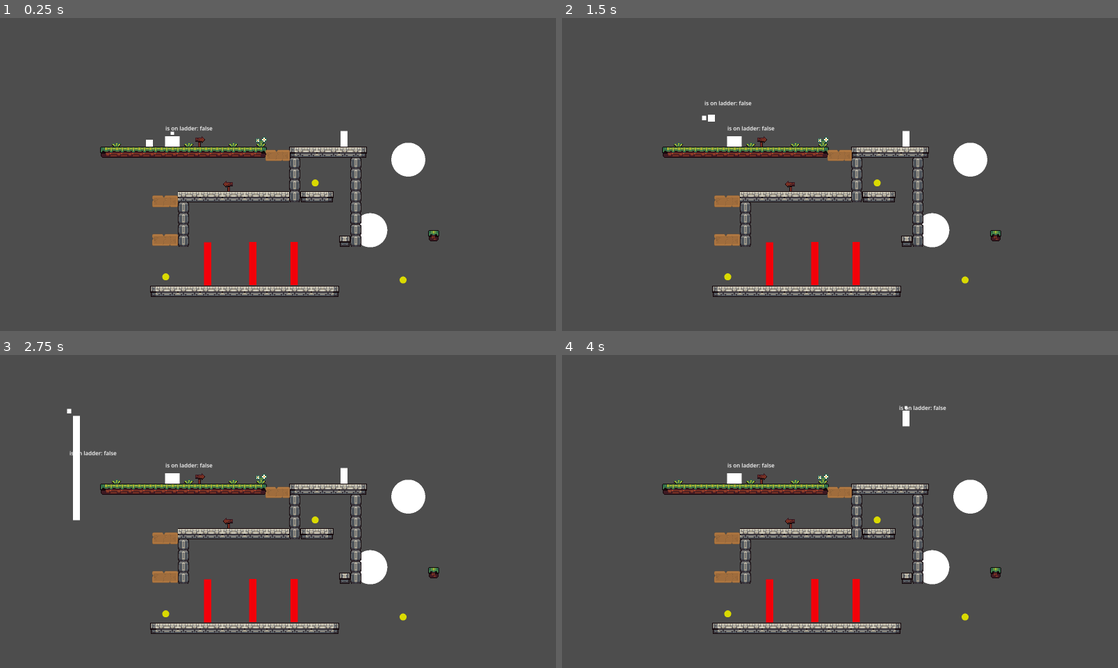
Above: before the commit, frames 1-4 (two rows, left to right).
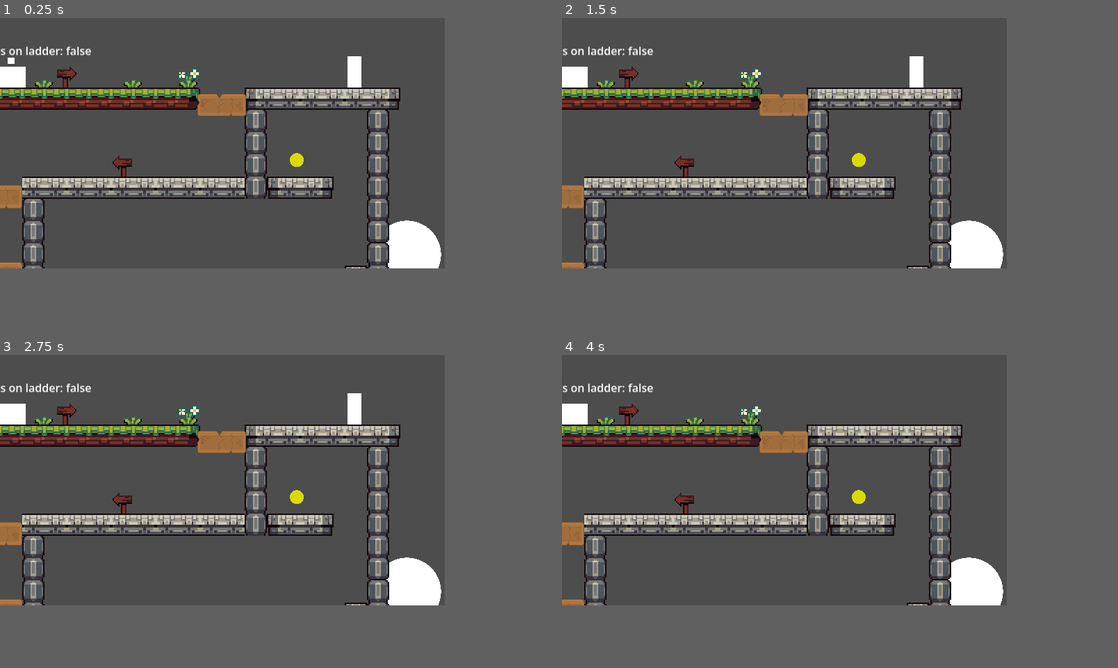
Above: after the commit, the same moments.

Repository: sighyuel/The-Cursed-Little-Pigs
Game: Godot game, scene res://test-stuff/levels/test-level.tscn
Same seed, same stepped clock (60 frames per second), same inputs: the game is played once before the commit and once after it.
Inputs:
- Up to frame 1 (0.25 s): no input
- Up to frame 2 (1.5 s): tap Enter at 0.5 s; hold C (Right Bumper) from 0.53 s (still down); tap Space (A) at 0.6, 1.25 s; tap Up (ui_up) at 0.77 s; tap Z (B) at 0.8, 1.35 s
- Up to frame 3 (2.75 s): tap Up (ui_up) at 1.52 s; tap X (Y) at 1.55 s; tap Enter at 2 s; release C (Right Bumper) at 2.03 s; hold Left (ui_left) from 2.03 s (still down); hold X (Y) from 2.03 s (still down); tap Space (A) at 2.3 s
- Up to frame 4 (4 s): release Left (ui_left) at 2.78 s; release X (Y) at 2.78 s; hold C (Right Bumper) from 2.78 s (still down); tap Space (A) at 2.85 s; tap Up (ui_up) at 3.02, 3.77 s; tap Z (B) at 3.05, 3.6 s; hold X (Y) from 3.53 s (still down)
The window is 800x450 before the commit and 640x360 after it. Grey fills any space a smaller window leaves; there, only what the larger window draws over its background counts as a difference.

The runs differ from the first frame. In frame 1, 19% of the frame differs, in the area x 0-80%, y 9-90%; in frame 2, 19%; in frame 3, 20%; in frame 4, 19%.

Commit message:
Small Changes
- Colored the hitboxes green so they're visible
- Put the meshes before the collision box visible in editor
- Changed viewport to 640p by 360p

Diff:
--- a/test-project/project.godot
+++ b/test-project/project.godot
@@ -26,8 +26,8 @@
 
 [display]
 
-window/size/viewport_width=1600
-window/size/viewport_height=900
+window/size/viewport_width=640
+window/size/viewport_height=360
 window/stretch/mode="viewport"
 
 [file_customization]
--- a/test-project/scenes/Character Scenes/dale.tscn
+++ b/test-project/scenes/Character Scenes/dale.tscn
@@ -6,10 +6,10 @@
 [ext_resource type="PackedScene" uid="uid://ddavqlnlsktct" path="res://scenes/Component Scenes/ladder_detect_ray.tscn" id="4_kneoj"]
 [ext_resource type="PackedScene" uid="uid://cdkve2vn8anc2" path="res://test-stuff/scenes/ladder_detect.tscn" id="5_q8mqc"]
 
+[sub_resource type="BoxMesh" id="BoxMesh_lm3dp"]
+
 [sub_resource type="RectangleShape2D" id="RectangleShape2D_oudw0"]
 size = Vector2(34, 30)
-
-[sub_resource type="BoxMesh" id="BoxMesh_lm3dp"]
 
 [sub_resource type="RectangleShape2D" id="RectangleShape2D_7k47w"]
 size = Vector2(28, 27)
@@ -22,20 +22,19 @@
 piggy = "Dale"
 collision = NodePath("charCol")
 charMesh = NodePath("mesh")
-MAX_VELOCITY = 100.0
 JUMP_VELOCITY = 500.0
 acceleration = 2.0
 ladder_speed = -150.515
 metadata/_custom_type_script = "uid://ui4vyukh73sy"
 
-[node name="charCol" type="CollisionShape2D" parent="." unique_id=770709682]
-position = Vector2(0, -5)
-shape = SubResource("RectangleShape2D_oudw0")
-
 [node name="mesh" type="MeshInstance2D" parent="." unique_id=990098150]
 position = Vector2(-9.536743e-07, -4.999999)
 scale = Vector2(33.999996, 30)
 mesh = SubResource("BoxMesh_lm3dp")
+
+[node name="charCol" type="CollisionShape2D" parent="." unique_id=770709682]
+position = Vector2(0, -5)
+shape = SubResource("RectangleShape2D_oudw0")
 
 [node name="Indicator" type="ColorRect" parent="." unique_id=760327598]
 offset_left = -5.0
@@ -48,6 +47,7 @@
 
 [node name="HitboxComponent" parent="." unique_id=267469894 node_paths=PackedStringArray("health_component") instance=ExtResource("3_5r3sg")]
 unique_name_in_owner = true
+modulate = Color(6.9187954e-06, 0.48818338, 0.03603145, 1)
 collision_layer = 0
 collision_mask = 20
 health_component = NodePath("../HealthComponent")
--- a/test-project/scenes/Character Scenes/may.tscn
+++ b/test-project/scenes/Character Scenes/may.tscn
@@ -6,10 +6,10 @@
 [ext_resource type="PackedScene" uid="uid://ddavqlnlsktct" path="res://scenes/Component Scenes/ladder_detect_ray.tscn" id="3_713vo"]
 [ext_resource type="PackedScene" uid="uid://cdkve2vn8anc2" path="res://test-stuff/scenes/ladder_detect.tscn" id="4_ll5m6"]
 
+[sub_resource type="BoxMesh" id="BoxMesh_ii0t2"]
+
 [sub_resource type="RectangleShape2D" id="RectangleShape2D_qbito"]
 size = Vector2(20, 45)
-
-[sub_resource type="BoxMesh" id="BoxMesh_ii0t2"]
 
 [sub_resource type="RectangleShape2D" id="RectangleShape2D_2kyhc"]
 size = Vector2(14, 42)
@@ -26,14 +26,14 @@
 acceleration = 5.0
 metadata/_custom_type_script = "uid://ui4vyukh73sy"
 
-[node name="charCol" type="CollisionShape2D" parent="." unique_id=1686499719]
-position = Vector2(0, -12.5)
-shape = SubResource("RectangleShape2D_qbito")
-
 [node name="mesh" type="MeshInstance2D" parent="." unique_id=1836331763]
 position = Vector2(0, -12.499999)
 scale = Vector2(20, 45)
 mesh = SubResource("BoxMesh_ii0t2")
+
+[node name="charCol" type="CollisionShape2D" parent="." unique_id=1686499719]
+position = Vector2(0, -12.5)
+shape = SubResource("RectangleShape2D_qbito")
 
 [node name="Indicator" type="ColorRect" parent="." unique_id=1239872276]
 offset_left = -4.0
@@ -58,5 +58,6 @@
 health_component = NodePath("../HealthComponent")
 
 [node name="CollisionShape2D" type="CollisionShape2D" parent="HitboxComponent" unique_id=727228342]
+modulate = Color(0, 0.4862745, 0.03529412, 1)
 position = Vector2(0, -11)
 shape = SubResource("RectangleShape2D_2kyhc")
--- a/test-project/scenes/Character Scenes/perry.tscn
+++ b/test-project/scenes/Character Scenes/perry.tscn
@@ -6,9 +6,9 @@
 [ext_resource type="PackedScene" uid="uid://ddavqlnlsktct" path="res://scenes/Component Scenes/ladder_detect_ray.tscn" id="3_p7v80"]
 [ext_resource type="PackedScene" uid="uid://cdkve2vn8anc2" path="res://test-stuff/scenes/ladder_detect.tscn" id="4_fd7e2"]
 
+[sub_resource type="BoxMesh" id="BoxMesh_wjqgi"]
+
 [sub_resource type="RectangleShape2D" id="RectangleShape2D_njcns"]
-
-[sub_resource type="BoxMesh" id="BoxMesh_wjqgi"]
 
 [sub_resource type="RectangleShape2D" id="RectangleShape2D_wjqgi"]
 size = Vector2(16, 16)
@@ -20,20 +20,19 @@
 script = ExtResource("1_na5ya")
 health = 10
 piggy = "Perry"
-MAX_VELOCITY = 5.0
+collision = NodePath("charCol")
+charMesh = NodePath("mesh")
 JUMP_VELOCITY = 500.0
 acceleration = 5.0
 ladder_speed = -100.0
-collision = NodePath("charCol")
-charMesh = NodePath("mesh")
 metadata/_custom_type_script = "uid://ui4vyukh73sy"
-
-[node name="charCol" type="CollisionShape2D" parent="." unique_id=650430691]
-shape = SubResource("RectangleShape2D_njcns")
 
 [node name="mesh" type="MeshInstance2D" parent="." unique_id=2126410221]
 scale = Vector2(20, 20)
 mesh = SubResource("BoxMesh_wjqgi")
+
+[node name="charCol" type="CollisionShape2D" parent="." unique_id=650430691]
+shape = SubResource("RectangleShape2D_njcns")
 
 [node name="Indicator" type="ColorRect" parent="." unique_id=1000644162]
 anchors_preset = 8
@@ -66,5 +65,6 @@
 health_component = NodePath("../HealthComponent")
 
 [node name="CollisionShape2D" type="CollisionShape2D" parent="HitboxComponent" unique_id=466315033]
+modulate = Color(0, 0.4862745, 0.03529412, 1)
 position = Vector2(0, 2)
 shape = SubResource("RectangleShape2D_wjqgi")
--- a/test-project/scripts/Classes/character_class.gd
+++ b/test-project/scripts/Classes/character_class.gd
@@ -101,7 +101,7 @@
 func _perry_reset():
 	if Input.is_action_just_pressed("B") and tree_mode_activated:
 
-		mesh.scale.y = 50
+		mesh.scale.y = 20
 		charCol.scale.y = 1
 		acceleration = 3
 		JUMP_VELOCITY = 400.0
--- a/test-project/test-stuff/Mock lvls/mock_lvl_1.tscn
+++ b/test-project/test-stuff/Mock lvls/mock_lvl_1.tscn
@@ -282,7 +282,7 @@
 
 [sub_resource type="TileSet" id="TileSet_7k776"]
 tile_size = Vector2i(32, 32)
-physics_layer_0/collision_layer = 1
+physics_layer_0/collision_layer = 8
 physics_layer_0/collision_mask = 15
 sources/0 = SubResource("TileSetAtlasSource_8mq76")
 
